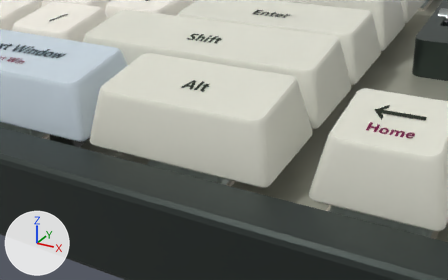
What one commit did to the Blender file hardware/model/internals/Omar-Keyboard-Internals.blend.
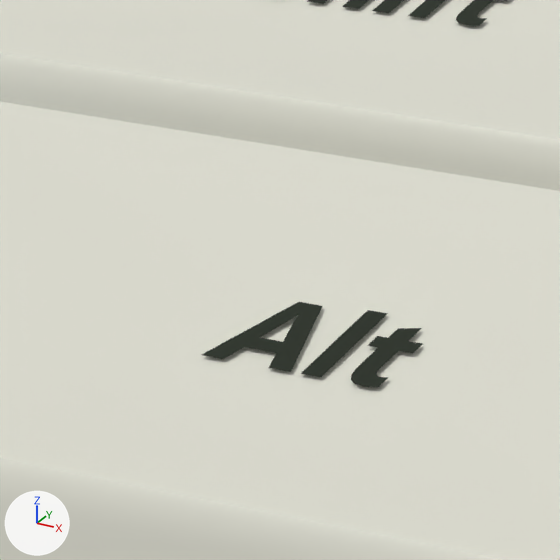
Old and new are each drawn from a camera (50 mm lens) standing at (0.1431, -0.1293, 0.0616) and looking at (0.1006, -0.0521, 0.023) and again close up on the part from 34% to 51% of the width and 14% to 41% of the height. The axes (+X, +Y, +Z) are drawn at lower left. The lights are the same throughout. The last two pictures show the newer version.

Objects in the first close-up: 'Cap | Alt', 'Cap | Right Shift', 'Ink | Alt | 1', 'Ink | Right Shift | 1'.
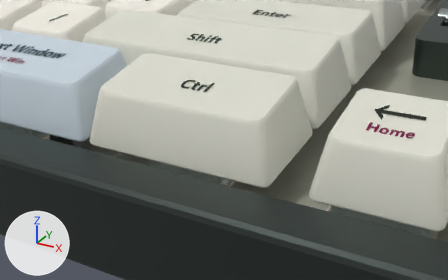
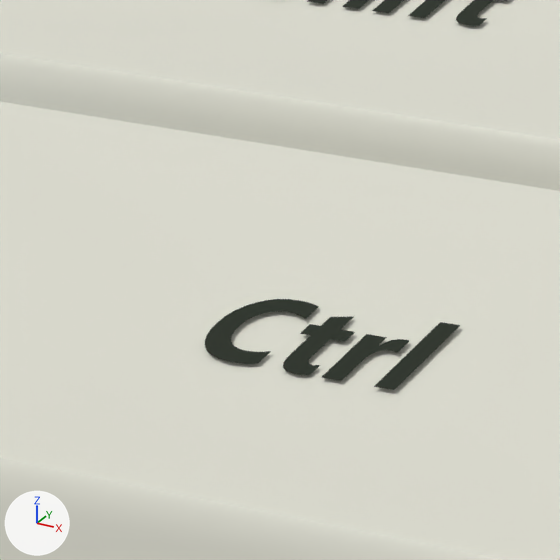
Pixel boxes [x1, y1, x2, y2] of what changed, in the close-ups (560 x 560 px):
```json
{"object": "Ink | Alt | 1", "change": "reshaped", "before": [202, 302, 422, 387], "after": [205, 299, 460, 390], "on screen": "16% wider, 7% taller"}
```

The change, as JSON lines over the scene's bpy script:
```json
{"op": "set", "path": "ob_ink___alt___1", "old": "bpy.data.objects.new('Ink | Alt | 1', me_ink___alt___1)", "new": "bpy.data.objects.new('Ink | Alt | 1', me_ink___ctrl___1)"}
```
